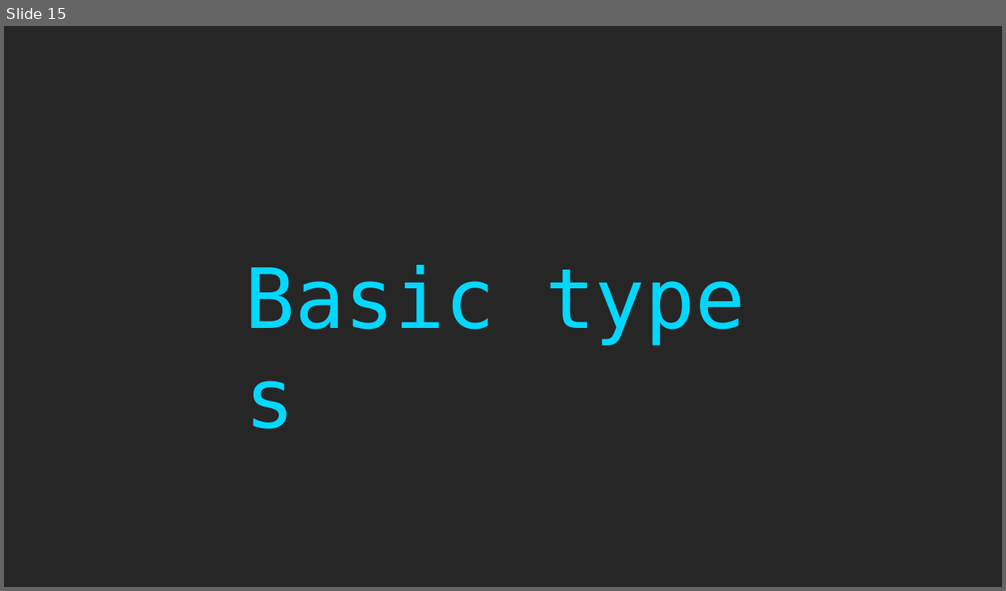
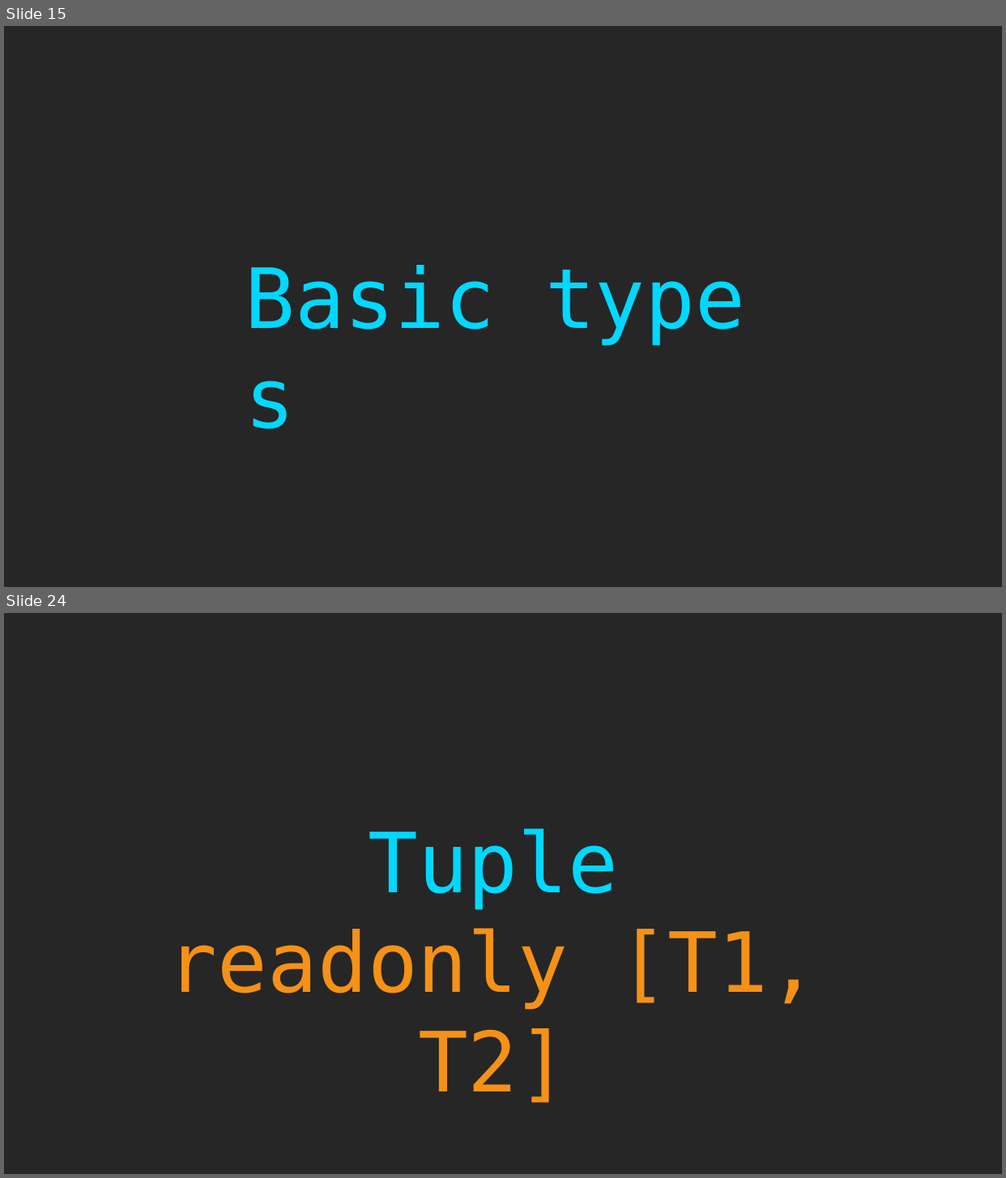
Before and after one commit to rkhaimov/ts-course, a slide deck: Course.pptx. Shown one above the other, each under a label of ours: slide 15 before the commit, slides 15 and 24 after it; the slides between them are not shown. The pictures are 1006x591 and 1006x1178 pixels, drawn with LibreOffice and Linux fonts; fonts in the diff are those of the drawing. Boxes give left, top, right and bottom in pixels: in the first picture for what was removed or moved away, otherwise in the second. Text is boxed around its words. In the diff, an @@ line names an element or a change of style, - is before the commit and + after.

```diff
--- a/Course.pptx
+++ b/Course.pptx
@@ slide 24 added at <box>4,613,1002,1174</box>, background #262626 @@
@@ text added at <box>168,828,818,1103</box>, 80 pt, text #F59117 @@
+Tuple
+readonly [T1, T2]
```
Also in this commit, not shown: 1 slide changed, 43 other slides added.
